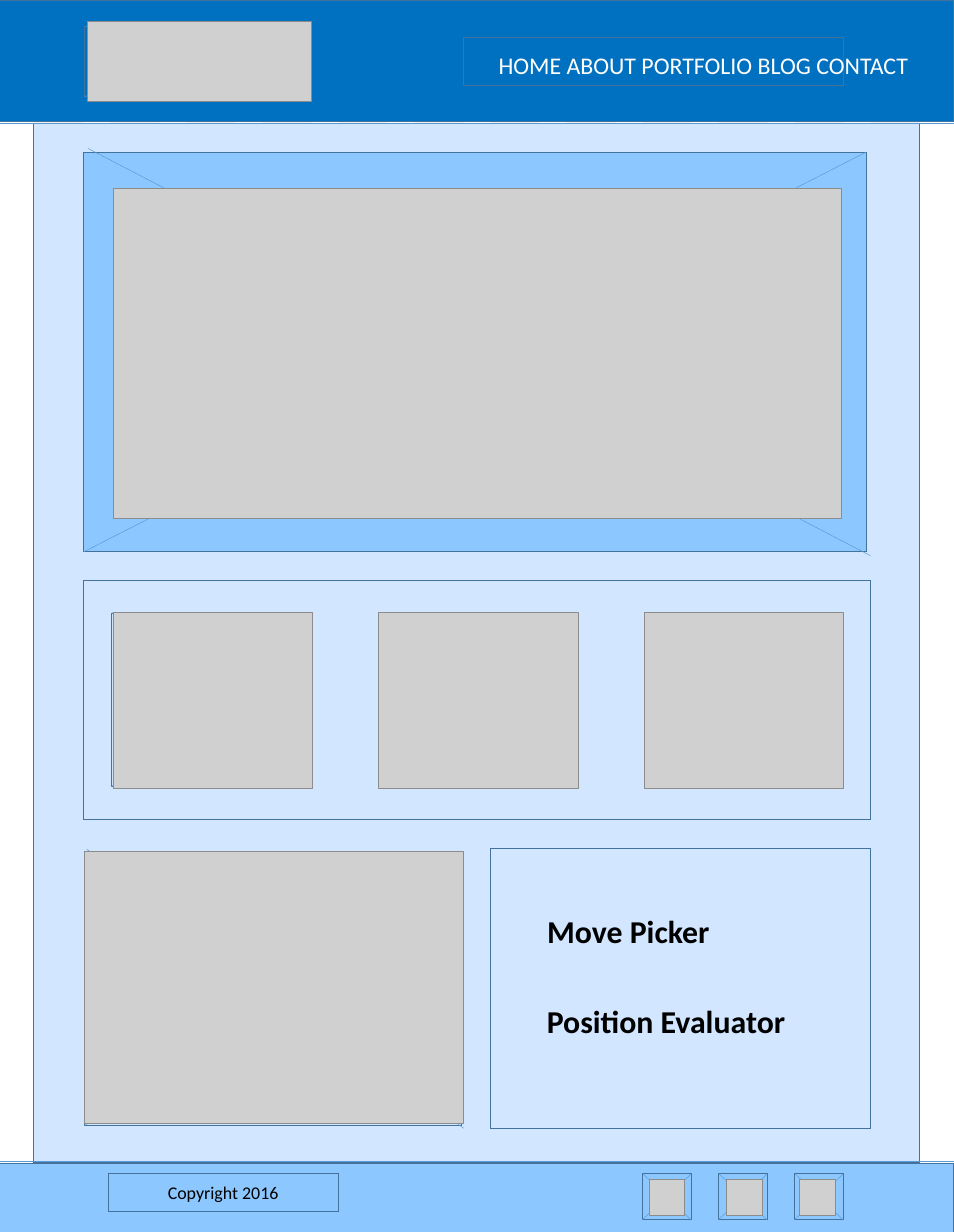
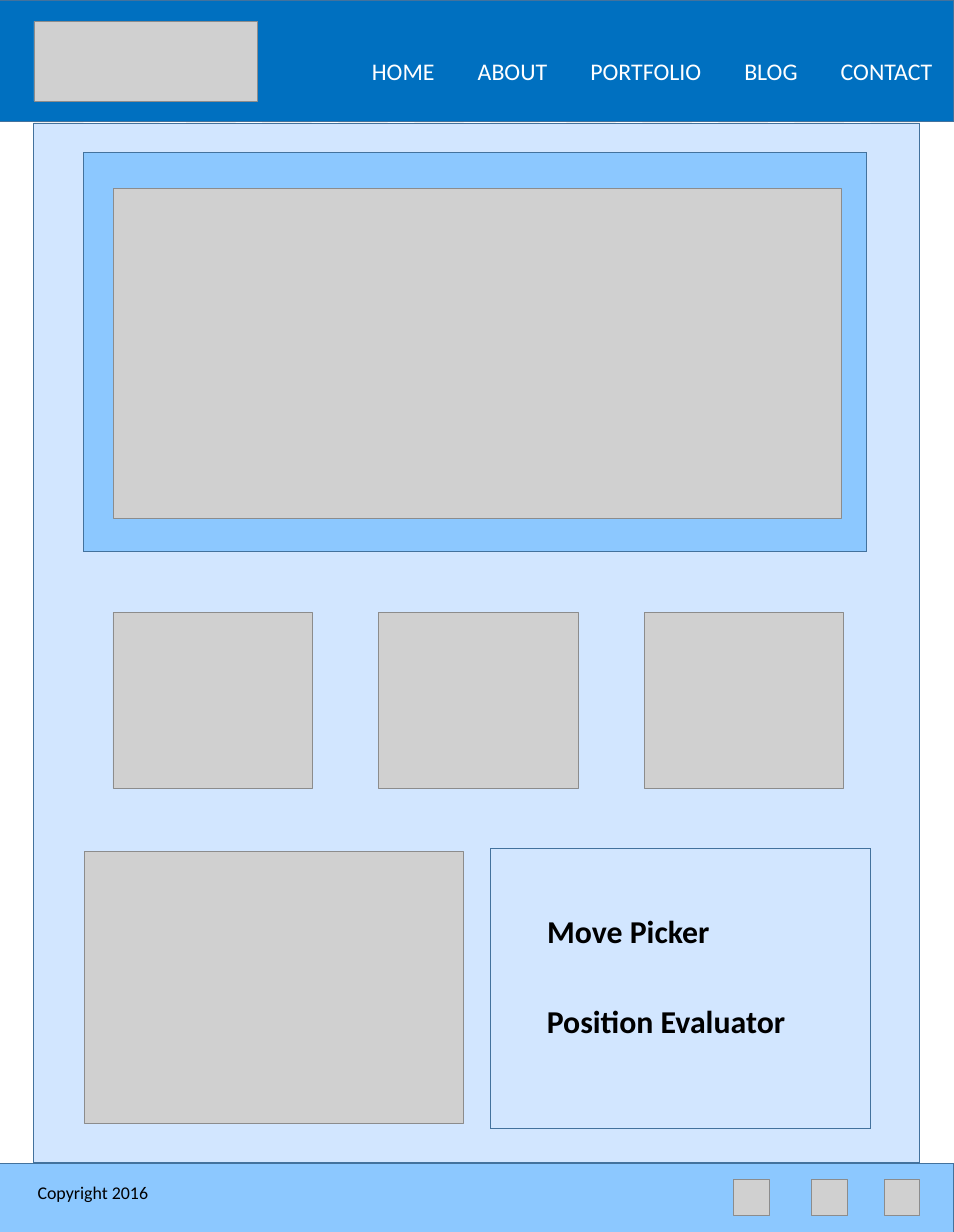
Before and after one commit to MOONYAN/WebDesign, a slide deck: slide 3 of OwenHW5/Wireframe/Wireframe.pptx. Drawn at 954x1232 pixels with LibreOffice and Linux fonts; fonts in the diff are those of the drawing; grey boxes stand for pictures. Boxes give left, top, right and bottom in pixels: in the first picture for what was removed or moved away, otherwise in the second. Text is boxed around its words. In the diff, an @@ line names an element or a change of style, - is before the commit and + after.

```diff
--- a/OwenHW5/Wireframe/Wireframe.pptx
+++ b/OwenHW5/Wireframe/Wireframe.pptx
@@ picture: place and size @@
-picture at [88, 21, 312, 101]
+picture at [34, 21, 258, 101]
@@ rectangle removed at [84, 27, 309, 97] @@
@@ line removed from (309, 27) to (84, 97) @@
@@ line removed from (86, 26) to (311, 97) @@
@@ text "HOME ABOUT PORTFOLIO BLOG CONTACT" rewrapped from [499, 54, 908, 81] to [372, 64, 933, 80] @@
@@ rectangle removed at [464, 38, 844, 85] @@
@@ line removed from (0, 123) to (954, 123) @@
@@ line removed from (88, 148) to (870, 556) @@
@@ line removed from (866, 152) to (84, 553) @@
@@ rectangle removed at [84, 581, 871, 820] @@
@@ rectangle removed at [112, 614, 311, 787] @@
@@ line removed from (112, 613) to (312, 789) @@
@@ line removed from (311, 614) to (112, 787) @@
@@ rectangle removed at [84, 852, 462, 1126] @@
@@ line removed from (462, 852) to (84, 1126) @@
@@ line removed from (87, 850) to (464, 1129) @@
@@ line removed from (0, 1162) to (954, 1162) @@
@@ text "Copyright 2016": place and size @@
-text "Copyright 2016" at [108, 1174, 338, 1212]
+text "Copyright 2016" at [38, 1186, 148, 1202]
@@ text "Copyright 2016" at [38, 1186, 148, 1202]: outline #43739E 1 pt to none @@
@@ rectangle removed at [643, 1174, 691, 1220] @@
@@ line removed from (643, 1174) to (691, 1221) @@
@@ line removed from (691, 1174) to (643, 1220) @@
@@ rectangle removed at [719, 1174, 767, 1220] @@
@@ line removed from (719, 1174) to (767, 1221) @@
@@ line removed from (767, 1174) to (719, 1220) @@
@@ rectangle removed at [794, 1174, 843, 1220] @@
@@ line removed from (794, 1174) to (844, 1221) @@
@@ line removed from (843, 1174) to (794, 1220) @@
@@ 3 pictures: place and size @@
-3 pictures at [649, 1180, 835, 1216]
+3 pictures at [734, 1180, 920, 1216]
```
Also in this commit, not shown: 4 other files.
